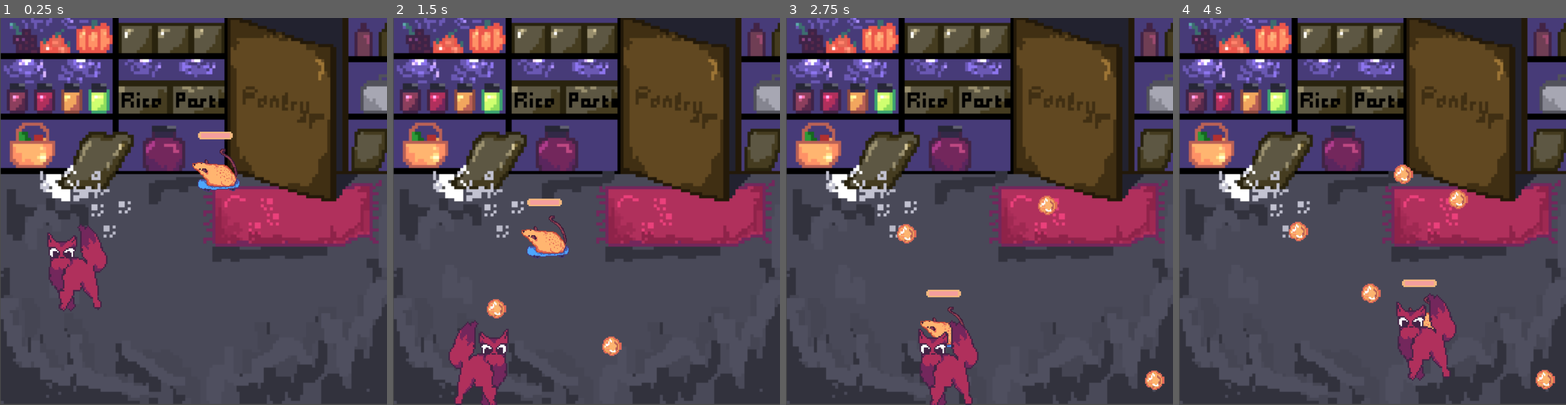
Above: before the commit, frames 1-4 (left to right).
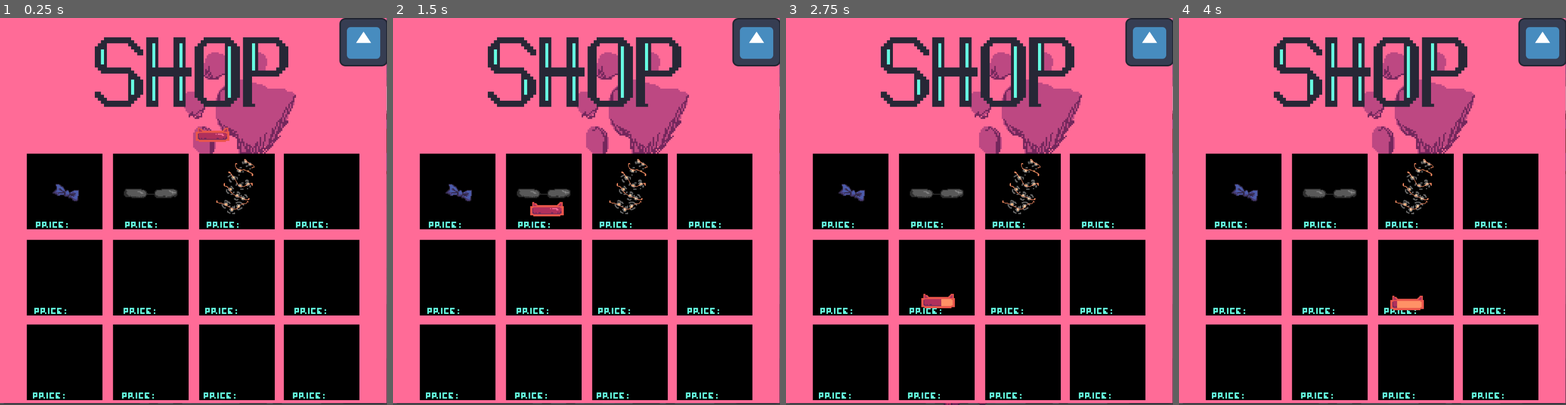
Above: after the commit, the same moments.

Repository: Nineteenn1/catsgame
Game: Godot game, scene res://scenes/main.tscn
Same seed, same stepped clock (60 frames per second), same inputs: the game is played once before the commit and once after it. The engine's default icon, where the game draws it, is replaced by a stand-in: a white triangle on a blue panel in a dark square.
Inputs (mouse positions are in pixels of both pictures, inside the frame that each line leads up to):
- Up to frame 1 (0.25 s): no input
- Up to frame 2 (1.5 s): click (756, 377) at 0.52 s; move the mouse to (671, 192) at 1.27 s; hold D (RIGHT) from 1.28 s (still down); click (671, 192) at 1.35 s
- Up to frame 3 (2.75 s): move the mouse to (902, 230) at 2.02 s; release D (RIGHT) at 2.03 s; hold S (DOWN) from 2.03 s (still down); click (902, 230) at 2.1 s
- Up to frame 4 (4 s): move the mouse to (1411, 126) at 2.77 s; release S (DOWN) at 2.78 s; hold D (RIGHT) 2.78-3.53 s; click (1411, 126) at 2.85 s; move the mouse to (1353, 288) at 3.52 s; hold W (UP) from 3.53 s (still down); click (1353, 288) at 3.6 s

The runs differ from the first frame. In frame 1, 99% of the frame differs, in the area x 0-100%, y 0-100%; in frame 2, 99%; in frame 3, 99%; in frame 4, 99%.

Commit message:
fixes; shop menu; rat spawn;hejjjjjjjjj

Diff:
--- a/cats/scenes/bullet.tscn
+++ b/cats/scenes/bullet.tscn
@@ -10,10 +10,6 @@
 position = Vector2(31, 44)
 script = ExtResource("1_g0fj0")
 
-[node name="CollisionShape2D" type="CollisionShape2D" parent="."]
-position = Vector2(9, 0.279999)
-shape = SubResource("RectangleShape2D_oj6qx")
-
 [node name="Sprite2D" type="Sprite2D" parent="."]
 position = Vector2(2.12003, 0.12001)
 scale = Vector2(0.8, 0.8)
@@ -21,6 +17,10 @@
 
 [node name="Area2D" type="Area2D" parent="."]
 
+[node name="CollisionShape2D" type="CollisionShape2D" parent="Area2D"]
+position = Vector2(9, 0.279999)
+shape = SubResource("RectangleShape2D_oj6qx")
+
 [node name="Timer" type="Timer" parent="."]
 process_callback = 0
 wait_time = 3.942
--- a/cats/scenes/main.tscn
+++ b/cats/scenes/main.tscn
@@ -1,22 +1,18 @@
-[gd_scene load_steps=16 format=3 uid="uid://igp5jqddcu7p"]
+[gd_scene load_steps=17 format=3 uid="uid://igp5jqddcu7p"]
 
 [ext_resource type="Script" path="res://scripts/cat.gd" id="1_mi3io"]
 [ext_resource type="Texture2D" uid="uid://cu7bpg86728b7" path="res://gfx/pickedMedia1.png" id="2_qvrcu"]
-[ext_resource type="Script" path="res://scripts/rat.gd" id="3_74ry7"]
-[ext_resource type="Texture2D" uid="uid://ch6jvrg3q265m" path="res://gfx/pickedMedia5.png" id="4_bftxc"]
-[ext_resource type="Texture2D" uid="uid://beehb47sfkx3d" path="res://gfx/bar_under.png" id="4_f1qjv"]
-[ext_resource type="Texture2D" uid="uid://vnfcg2sr53xk" path="res://gfx/progress.png" id="5_k1yca"]
+[ext_resource type="PackedScene" uid="uid://dkxv35ywvf6jh" path="res://scenes/rat.tscn" id="3_rm5ar"]
+[ext_resource type="Script" path="res://scripts/itemshop.gd" id="5_5udvn"]
+[ext_resource type="Texture2D" uid="uid://dvktunpm3xy3n" path="res://icon.svg" id="6_ux2v0"]
+[ext_resource type="Texture2D" uid="uid://41xmlhj0pbss" path="res://gfx/menu.png" id="7_14mi1"]
 [ext_resource type="Texture2D" uid="uid://b5k4cibjlhlkr" path="res://gfx/bg.png" id="7_pqkms"]
+[ext_resource type="Texture2D" uid="uid://br5lsqqdfpixk" path="res://gfx/ribbon.png" id="8_27278"]
+[ext_resource type="Texture2D" uid="uid://q4h824coct50" path="res://gfx/glasses.png" id="9_6wyl3"]
+[ext_resource type="Texture2D" uid="uid://53i2v4xrrqsm" path="res://gfx/lights.png" id="10_3l418"]
 
 [sub_resource type="RectangleShape2D" id="RectangleShape2D_gda02"]
 size = Vector2(148, 196)
-
-[sub_resource type="CapsuleShape2D" id="CapsuleShape2D_pmtmo"]
-radius = 37.0
-height = 128.109
-
-[sub_resource type="RectangleShape2D" id="RectangleShape2D_yqi41"]
-size = Vector2(24.0802, 56.4608)
 
 [sub_resource type="RectangleShape2D" id="RectangleShape2D_bmk6t"]
 size = Vector2(509, 196.5)
@@ -37,17 +33,17 @@
 
 [node name="cat" type="CharacterBody2D" parent="."]
 z_index = 1
-position = Vector2(196, 591)
+position = Vector2(207, 893)
 script = ExtResource("1_mi3io")
 
 [node name="Sprite2D" type="Sprite2D" parent="cat"]
 z_index = 1
-position = Vector2(-10.5, 71.5)
+position = Vector2(15.6, -5)
 scale = Vector2(0.95, 0.95)
 texture = ExtResource("2_qvrcu")
 
 [node name="CollisionShape2D" type="CollisionShape2D" parent="cat"]
-position = Vector2(-26, 77)
+position = Vector2(0.0999985, 0.5)
 shape = SubResource("RectangleShape2D_gda02")
 
 [node name="Line2D" type="Line2D" parent="cat"]
@@ -59,40 +55,11 @@
 one_shot = true
 autostart = true
 
-[node name="rat" type="CharacterBody2D" parent="."]
-position = Vector2(614, 385)
-script = ExtResource("3_74ry7")
+[node name="rat_spawn_timer" type="Timer" parent="cat"]
+wait_time = 5.0
+autostart = true
 
-[node name="Sprite2D" type="Sprite2D" parent="rat"]
-z_index = 1
-position = Vector2(2, -7)
-scale = Vector2(0.5, 0.5)
-texture = ExtResource("4_bftxc")
-
-[node name="Area2D" type="Area2D" parent="rat"]
-
-[node name="CollisionShape2D" type="CollisionShape2D" parent="rat/Area2D"]
-z_index = 1
-position = Vector2(0, 3)
-rotation = -1.32388
-shape = SubResource("CapsuleShape2D_pmtmo")
-
-[node name="CollisionShape2D2" type="CollisionShape2D" parent="rat/Area2D/CollisionShape2D"]
-position = Vector2(48.0719, 22.4103)
-rotation = 0.652608
-shape = SubResource("RectangleShape2D_yqi41")
-
-[node name="CanvasLayer" type="CanvasLayer" parent="rat"]
-
-[node name="TextureProgressBar" type="TextureProgressBar" parent="rat/CanvasLayer"]
-offset_left = 550.0
-offset_top = 240.0
-offset_right = 678.0
-offset_bottom = 368.0
-step = 20.0
-value = 100.0
-texture_under = ExtResource("4_f1qjv")
-texture_progress = ExtResource("5_k1yca")
+[node name="rat" parent="." instance=ExtResource("3_rm5ar")]
 
 [node name="StaticBody2D" type="StaticBody2D" parent="."]
 
@@ -134,4 +101,49 @@
 offset_bottom = 328.0
 text = "Kocham cię"
 
-[connection signal="body_entered" from="rat/Area2D" to="rat" method="_on_area_2d_body_entered"]
+[node name="itemshop" type="Node2D" parent="."]
+script = ExtResource("5_5udvn")
+
+[node name="open" type="TextureButton" parent="itemshop"]
+offset_left = 898.0
+offset_top = 893.0
+offset_right = 1026.0
+offset_bottom = 1021.0
+texture_normal = ExtResource("6_ux2v0")
+
+[node name="menu" type="Sprite2D" parent="itemshop"]
+z_index = 10
+position = Vector2(511, 507)
+texture = ExtResource("7_14mi1")
+
+[node name="close" type="TextureButton" parent="itemshop/menu"]
+offset_left = 387.0
+offset_top = -507.0
+offset_right = 515.0
+offset_bottom = -379.0
+texture_normal = ExtResource("6_ux2v0")
+
+[node name="Ribbon" type="Sprite2D" parent="itemshop"]
+position = Vector2(150, 406)
+texture = ExtResource("8_27278")
+
+[node name="Ribbon" type="Sprite2D" parent="."]
+z_index = 11
+position = Vector2(101, 587)
+texture = ExtResource("8_27278")
+
+[node name="Ribbon2" type="Sprite2D" parent="."]
+z_index = 11
+position = Vector2(357, 535)
+scale = Vector2(0.75, 0.75)
+texture = ExtResource("9_6wyl3")
+
+[node name="Ribbon3" type="Sprite2D" parent="."]
+z_index = 11
+position = Vector2(700, 516)
+scale = Vector2(0.5, 0.5)
+texture = ExtResource("10_3l418")
+
+[connection signal="timeout" from="cat/rat_spawn_timer" to="cat" method="_on_rat_spawn_timer_timeout"]
+[connection signal="pressed" from="itemshop/open" to="itemshop" method="_on_texture_button_pressed"]
+[connection signal="pressed" from="itemshop/menu/close" to="itemshop" method="close_pressed"]
--- /dev/null
+++ b/cats/scenes/rat.tscn
@@ -0,0 +1,52 @@
+[gd_scene load_steps=7 format=3 uid="uid://dkxv35ywvf6jh"]
+
+[ext_resource type="Script" path="res://scripts/rat.gd" id="1_8ns3f"]
+[ext_resource type="Texture2D" uid="uid://ch6jvrg3q265m" path="res://gfx/pickedMedia5.png" id="2_mub4r"]
+[ext_resource type="Texture2D" uid="uid://beehb47sfkx3d" path="res://gfx/bar_under.png" id="3_kv0dc"]
+[ext_resource type="Texture2D" uid="uid://vnfcg2sr53xk" path="res://gfx/progress.png" id="4_nlu8p"]
+
+[sub_resource type="CapsuleShape2D" id="CapsuleShape2D_pmtmo"]
+radius = 37.0
+height = 128.109
+
+[sub_resource type="RectangleShape2D" id="RectangleShape2D_yqi41"]
+size = Vector2(24.0802, 56.4608)
+
+[node name="rat" type="CharacterBody2D"]
+position = Vector2(614, 385)
+script = ExtResource("1_8ns3f")
+
+[node name="Sprite2D" type="Sprite2D" parent="."]
+z_index = 1
+position = Vector2(2, -7)
+scale = Vector2(0.5, 0.5)
+texture = ExtResource("2_mub4r")
+
+[node name="Area2D" type="Area2D" parent="."]
+
+[node name="CollisionShape2D" type="CollisionShape2D" parent="Area2D"]
+z_index = 1
+position = Vector2(0, 3)
+rotation = -1.32388
+shape = SubResource("CapsuleShape2D_pmtmo")
+
+[node name="CollisionShape2D2" type="CollisionShape2D" parent="Area2D/CollisionShape2D"]
+position = Vector2(48.0719, 22.4103)
+rotation = 0.652608
+shape = SubResource("RectangleShape2D_yqi41")
+
+[node name="CanvasLayer" type="CanvasLayer" parent="."]
+
+[node name="TextureProgressBar" type="TextureProgressBar" parent="CanvasLayer"]
+offset_left = 569.0
+offset_top = 287.0
+offset_right = 825.0
+offset_bottom = 543.0
+scale = Vector2(0.345887, 0.336283)
+step = 20.0
+value = 100.0
+texture_under = ExtResource("3_kv0dc")
+texture_progress = ExtResource("4_nlu8p")
+
+[connection signal="area_entered" from="Area2D" to="." method="_on_area_2d_area_entered"]
+[connection signal="body_entered" from="Area2D" to="." method="_on_area_2d_body_entered"]
--- a/cats/scripts/bullet.gd
+++ b/cats/scripts/bullet.gd
@@ -21,6 +21,8 @@
 	if position == mouse_position or velocity == Vector2(0, 0) : #use timer here to make it work on close ditance
 		#area2d for collision detection with walls and stuff
 		#play anim and q free
+		#await get_tree().create_timer(3).timeout
+		#print("died out of diedness")
 		get_parent().remove_child(self)
 		queue_free()
 
--- a/cats/scripts/cat.gd
+++ b/cats/scripts/cat.gd
@@ -8,11 +8,15 @@
 
 @onready var rat_node = get_parent().get_node("rat")
 @onready var bullet_scene = load("res://scenes/bullet.tscn")
+@onready var rat_scene = load("res://scenes/rat.tscn")
 
 var bullet = null
 
 var bullet_direction = Vector2(0,0)
 
+var bullet_mouse_position_copy
+
+var money = 0
 
 func _physics_process(delta: float) -> void:
 
@@ -40,6 +44,10 @@
 
 
 func _input(e: InputEvent) -> void:
+	if e is InputEventMouseButton:
+		print("Mouse Click/Unclick at: ", e.position)
+		bullet_mouse_position_copy = e.position
+		#play anim then q free
 	if Input.is_action_just_pressed("SHOOT"):
 		bullet = bullet_scene.instantiate()
 		print($global_timer.time_left)
@@ -48,6 +56,7 @@
 			get_parent().add_child(bullet)
 			bullet.position = position
 			print("start")
+			bullet.mouse_position = bullet_mouse_position_copy
 			$global_timer.start()
 		# on collision
 		# health bar
@@ -55,10 +64,6 @@
 
 		#bullet cooldown!!
 
-	if e is InputEventMouseButton:
-		print("Mouse Click/Unclick at: ", e.position)
-		bullet.mouse_position = e.position #+ abs(e.position - position)
-		#play anim then q free
 
 
 		#bullet.mouse_position += Vector2(sqrt(bullet.mouse_position.x * bullet.mouse_position.x),
@@ -67,3 +72,10 @@
 		#var bullet.mouse_position
 	#	bullet.direction.x =
 		#bullet.direction.y =
+
+		#add manager
+
+
+func _on_rat_spawn_timer_timeout() -> void:
+	var rat = rat_scene.instantiate()
+	get_parent().add_child(rat)
--- /dev/null
+++ b/cats/scripts/itemshop.gd
@@ -0,0 +1,19 @@
+extends Node2D
+
+
+# Called when the node enters the scene tree for the first time.
+func _ready() -> void:
+	pass # Replace with function body.
+
+
+# Called every frame. 'delta' is the elapsed time since the previous frame.
+func _process(delta: float) -> void:
+	pass
+
+
+func _on_texture_button_pressed() -> void:
+	$menu.set_visible(1)
+
+
+func close_pressed() -> void:
+	$menu.set_visible(0)
--- a/cats/scripts/rat.gd
+++ b/cats/scripts/rat.gd
@@ -11,17 +11,27 @@
 @onready var cat_position = cat_node.get("position")
 @onready var cat_velocity = cat_node.get("velocity")
 
+var entities = []
+
 func takeDamage(damage: int):
 	health -= damage
 	$CanvasLayer/TextureProgressBar.value = health
 
 
-func _ready():
-		$CanvasLayer/TextureProgressBar.value = health
+#func _ready():
+		#$CanvasLayer/TextureProgressBar.value = health
+
+#func removeEntities():
+#	for i in entities:
+	#	entities[i].queue_free()
+	#	entities[i].get_parent().remove_child(self)
+		#entities.erase(entities[i])
+
 
 
 func die():
 	# particle animation
+	#await get_tree().create_timer(1).timeout
 	queue_free()
 	get_parent().remove_child(self)
 	pass
@@ -32,6 +42,8 @@
 
 	$CanvasLayer/TextureProgressBar.position = Vector2(position.x - 65, position.y - 150)
 
+
+	#removeEntities()
 
 	if health == 0:
 		die()
@@ -44,12 +56,19 @@
 	move_and_slide()
 
 
-func _on_area_2d_body_entered(body: Node2D) -> void:
-	print(body.name)
-	if (body.name == "Bullet") or (body.name == "@CharacterBody2D@" + str(name_index)):
+#func _on_area_2d_body_entered(body: Node2D) -> void:
+
+
+
+func _on_area_2d_area_entered(area: Area2D) -> void:
+	print(area.name)
+	if (area.name == "Area2D") or (area.name == "@CharacterBody2D@" + str(name_index)):
 		takeDamage(20)
 		print(health)
 		$CanvasLayer/TextureProgressBar.value = health
-		body.visible = false
-		body.queue_free()
+		area.visible = false
+		#await get_tree().create_timer(1).timeout
+		print("died out of diedness")
+		area.queue_free()
+		entities.append(area)
 		name_index += 1
Binary file changed: cats/gfx/bar_under.png
Binary file added: cats/gfx/glasses.png
Not shown, added: cats/gfx/glasses.png.import
Binary file added: cats/gfx/lights.png
Not shown, added: cats/gfx/lights.png.import
Binary file added: cats/gfx/lights2.png
Not shown, added: cats/gfx/lights2.png.import
Binary file added: cats/gfx/menu.png
Not shown, added: cats/gfx/menu.png.import
Binary file changed: cats/gfx/progress.png
Binary file added: cats/gfx/ribbon.png
Not shown, added: cats/gfx/ribbon.png.import
(and 1 more such lines)
